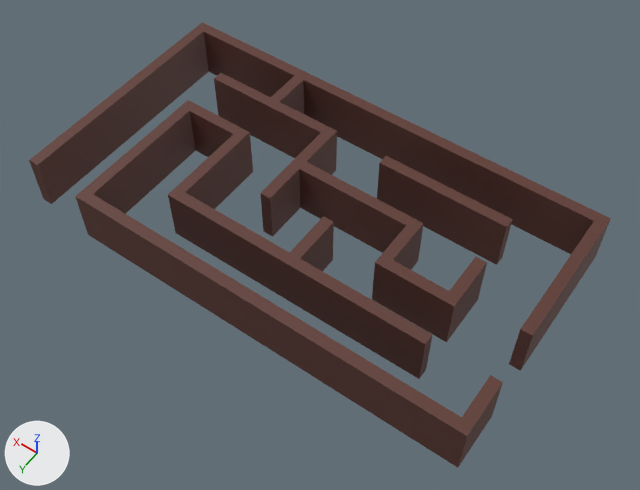
The Blender file Assets/Models/maze.blend: old version first, new version second.
Camera for both pictures: a 50 mm camera at (-56.2, 79.7, 118.4) aimed at (-2.8, 4.9, 0.9). Arrows for +X, +Y and +Z are at lower left; the lights stay in place.

Before the edit, the objects in view are built like this:
```python
me_cube_001 = bpy.data.meshes.new('Cube.001')
me_cube_001.from_pydata(...)  # 108 vertices, 106 faces; spans x -39.7..45.5, y -26.1..20.1, z 0.0..10.0
me_cube_001.materials.append(None)
ob_maze = bpy.data.objects.new('maze', me_cube_001)
ob_maze.location = (-1.8, 5.2, -0.6)
ob_maze.material_slots[0].link = 'OBJECT'; ob_maze.material_slots[0].material = mat_material_002  # picture img_tembok_jpg
```
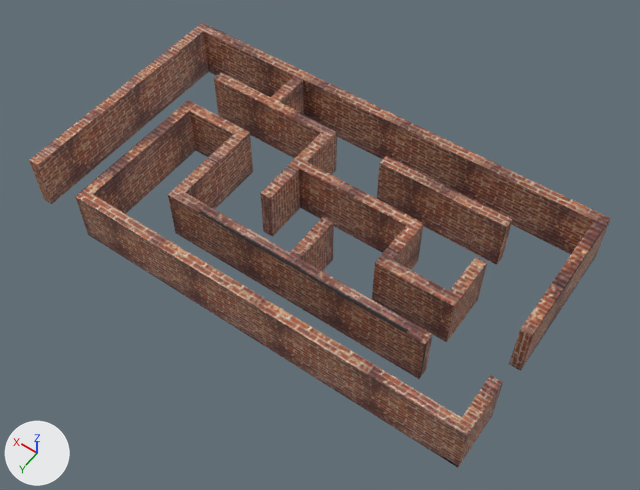
Changed parts and their boxes [x1, y1, x2, y2] in the pictures (640 x 490 px):
'maze', recoloured, surface changed: [29, 22, 611, 467] in both

Patch to the scene script:
```diff
--- a/Assets/Models/maze.blend.py
+++ b/Assets/Models/maze.blend.py
@@ img_maze_texture_png @@
+img_maze_texture_png = load_image('maze-texture.png', '../Textures/maze-texture.png', 1024, 1024, 'sRGB')
@@ mat_material_003 @@
+mat_material_003 = principled_material('Material.003')
+mat_material_003.texture = img_maze_texture_png
@@ me_cube_001 @@
 me_cube_001.from_pydata(...)  # 108 vertices, 106 faces; spans x -39.7..45.5, y -26.1..20.1, z 0.0..10.0
 # used by ob_maze; location = (-1.8, 5.2, -0.6)
+# me_cube_001 part 1: texture (UV) coordinates changed
+me_cube_001.materials.append(mat_material_003)  # picture img_maze_texture_png
@@ ob_maze @@
 ob_maze.location = (-1.8, 5.2, -0.6)
-ob_maze.material_slots[0].link = 'OBJECT'; ob_maze.material_slots[0].material = mat_material_002  # picture img_tembok_jpg
```
